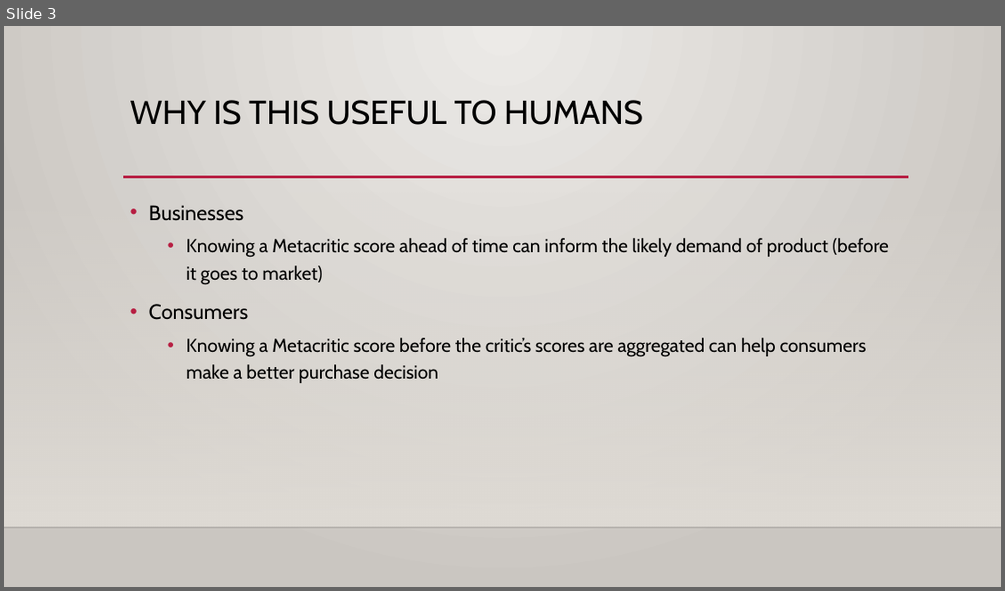
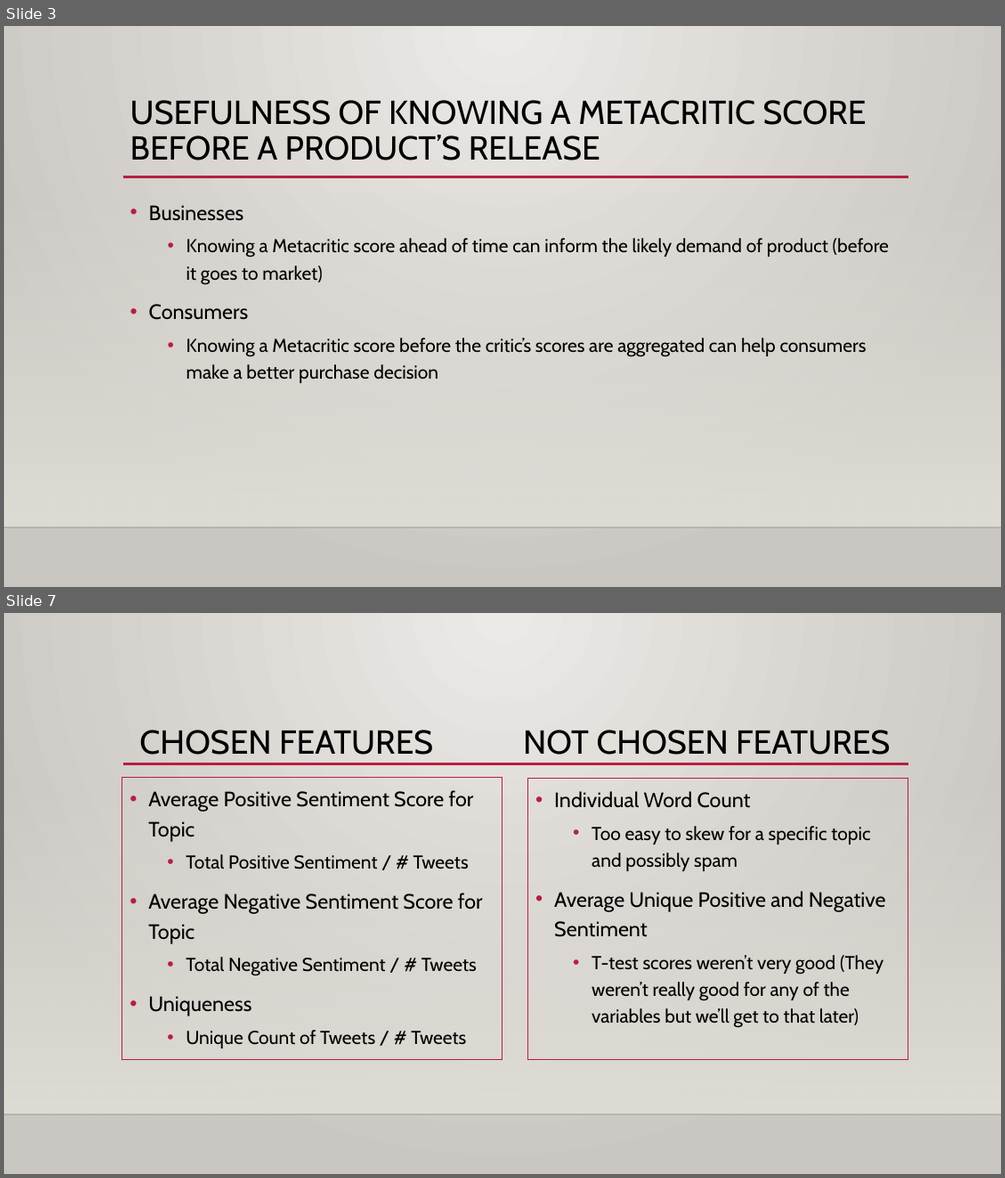
Before and after one commit to amspies/cse408, a slide deck: Project_3_Proposal.pptx. Shown one above the other, each under a label of ours: slide 3 before the commit, slides 3 and 7 after it; the slides between them are not shown. The pictures are 1005x591 and 1005x1178 pixels, drawn with LibreOffice and Linux fonts; fonts in the diff are those of the drawing; background and template pictures are left out. Boxes give left, top, right and bottom in pixels: in the first picture for what was removed or moved away, otherwise in the second. Text is boxed around its words. In the diff, an @@ line names an element or a change of style, - is before the commit and + after.

```diff
--- a/Project_3_Proposal.pptx
+++ b/Project_3_Proposal.pptx
@@ slide 7 added at [4, 613, 1001, 1174], background gradient #ECEAE7 to #CAC7C1; not listed: 3 template elements that a slide beside it also shows @@
@@ title added at [139, 730, 890, 755], 32 pt, text #000000 @@
+CHOSEN FEATURES NOT CHOSEN FEATURES
@@ text added at [122, 778, 502, 1060], outline #B71E42 0.75 pt, 18 pt, text #000000 @@
+• Average Positive Sentiment Score for Topic
+  • Total Positive Sentiment / # Tweets
+• Average Negative Sentiment Score for Topic
+  • Total Negative Sentiment / # Tweets
+• Uniqueness
+  • Unique Count of Tweets / # Tweets
@@ text added at [528, 779, 908, 1060], outline #B71E42 0.75 pt, 18 pt, text #000000 @@
+• Individual Word Count
+  • Too easy to skew for a specific topic and possibly spam
+• Average Unique Positive and Negative Sentiment
+  • T-test scores weren’t very good (They weren’t really good for any of the variables but we’ll get to that later)
@@ slide 3 changed as well @@
@@ title at [130, 100, 866, 160]: text changed @@
-WHY IS THIS USEFUL TO HUMANS
+USEFULNESS OF KNOWING A METACRITIC SCORE BEFORE A PRODUCT’S RELEASE
```
Also in this commit, not shown: 4 other slides changed, 7 other slides added, 2 slides removed, 3 other files.
